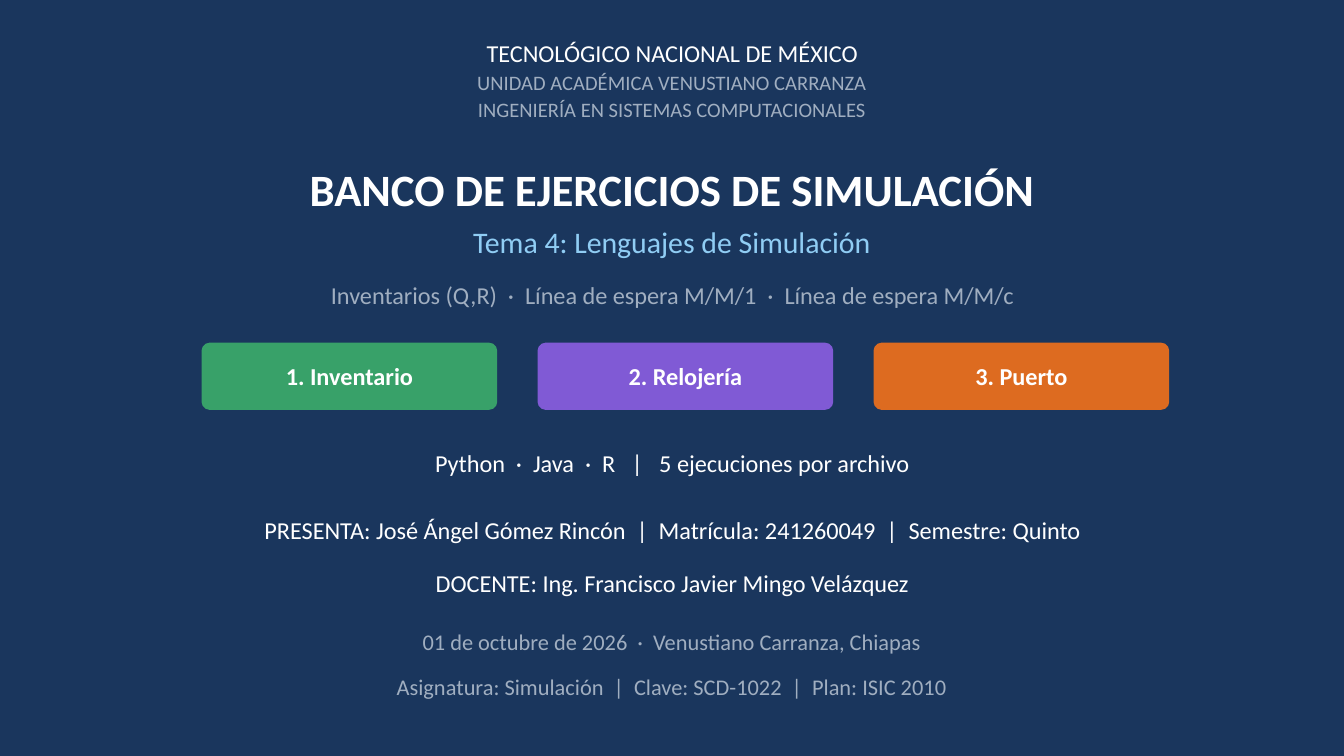
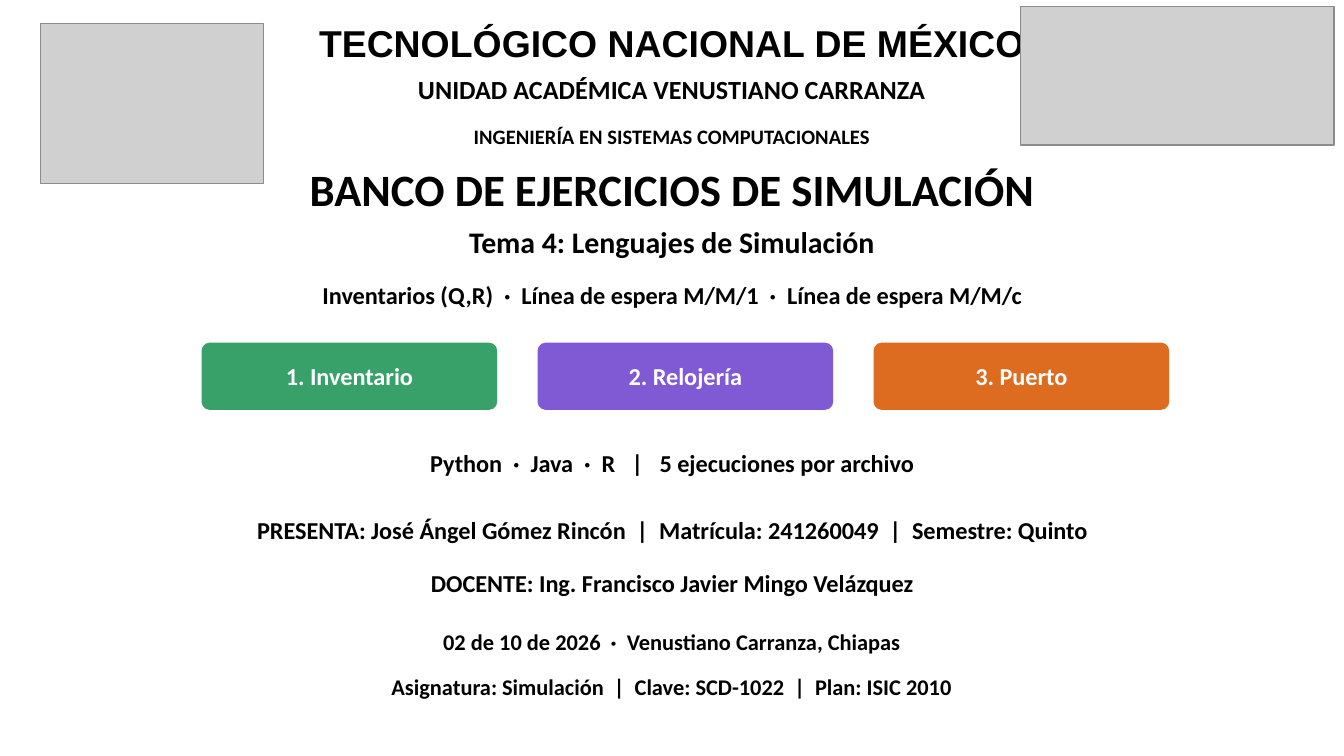
Before and after one commit to angelmalu18/Sim-Tema_4-021026, a slide deck: slide 1 of Actividad 4.3 BancoDeEjerciciosTema4_JoseGomez_Sim_5SM.pptx. Drawn at 1344x756 pixels with LibreOffice and Linux fonts; fonts in the diff are those of the drawing; grey boxes stand for pictures. Boxes give left, top, right and bottom in pixels: in the first picture for what was removed or moved away, otherwise in the second. Text is boxed around its words. In the diff, an @@ line names an element or a change of style, - is before the commit and + after.

```diff
--- a/Actividad 4.3 BancoDeEjerciciosTema4_JoseGomez_Sim_5SM.pptx
+++ b/Actividad 4.3 BancoDeEjerciciosTema4_JoseGomez_Sim_5SM.pptx
@@ rectangle removed at bbox=[0, 0, 1344, 755] @@
@@ picture added at bbox=[40, 23, 263, 183] @@
@@ text "TECNOLÓGICO NACIONAL DE MÉXICO": place and size @@
-text "TECNOLÓGICO NACIONAL DE MÉXICO" at bbox=[487, 42, 858, 62]
+text "TECNOLÓGICO NACIONAL DE MÉXICO" at bbox=[319, 28, 1024, 65]
@@ text "TECNOLÓGICO NACIONAL DE MÉXICO" at bbox=[319, 28, 1024, 65]: size 13 to 20 pt, font Calibri to Arial, text colour #FFFFFF to #000000, bold on @@
@@ picture added at bbox=[1020, 7, 1333, 145] @@
@@ text "UNIDAD ACADÉMICA VENUSTIANO CARRANZA" at bbox=[418, 78, 925, 100]: size 11 to 14 pt, text colour #A0AEC0 to #000000, bold on @@
@@ text colour #A0AEC0 to #000000, bold on in 3 elements at bbox=[322, 286, 1022, 308], bbox=[391, 679, 951, 699], bbox=[474, 127, 869, 144] @@
@@ text "INGENIERÍA EN SISTEMAS COMPUTACIONALES": place and size @@
-text "INGENIERÍA EN SISTEMAS COMPUTACIONALES" at bbox=[478, 100, 865, 117]
+text "INGENIERÍA EN SISTEMAS COMPUTACIONALES" at bbox=[474, 127, 869, 144]
@@ text "BANCO DE EJERCICIOS DE SIMULACIÓN" at bbox=[310, 168, 1033, 207]: text colour #FFFFFF to #000000 @@
@@ text "Tema 4: Lenguajes de Simulación" at bbox=[469, 232, 874, 258]: text colour #90CDF4 to #000000, bold on @@
@@ text colour #FFFFFF to #000000, bold on in 3 elements at bbox=[430, 455, 913, 476], bbox=[257, 519, 1087, 543], bbox=[431, 575, 913, 596] @@
@@ text at bbox=[443, 634, 900, 654]: text changed; text colour #A0AEC0 to #000000; bold on @@
-01 de octubre de 2026 · Venustiano Carranza, Chiapas
+02 de 10 de 2026 · Venustiano Carranza, Chiapas
```
Also in this commit, not shown: 2 other files.
